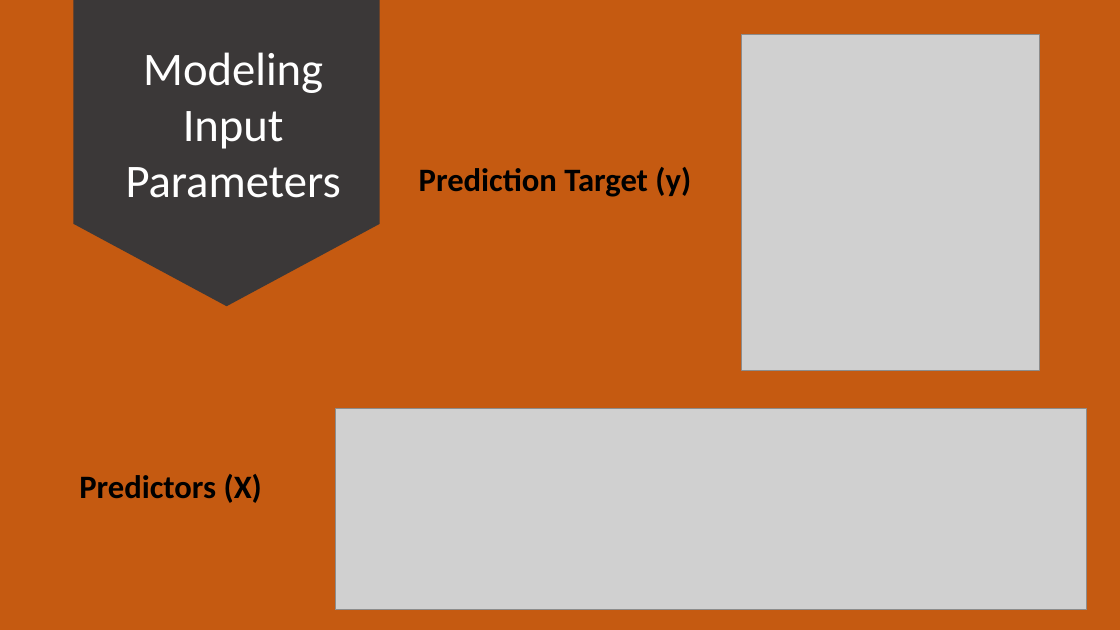
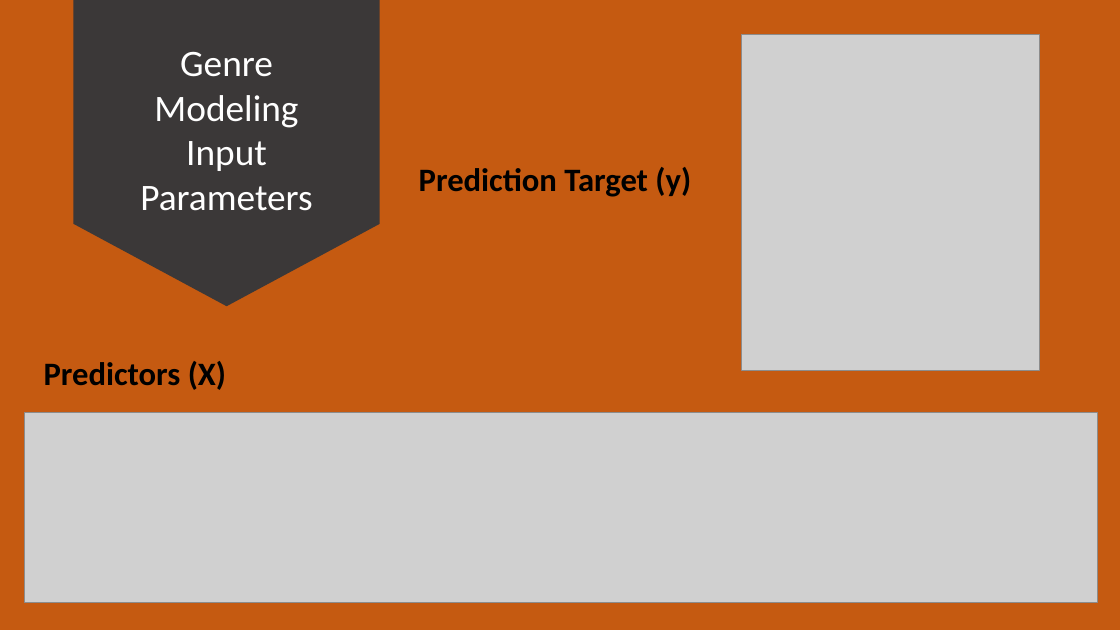
Before and after one commit to dniedermier-cscc/Scrum-Lords-Capstone-2018, a slide deck: slide 11 of Presentation/ScrumLords_Capstone.pptx (slide 17 before the commit). Drawn at 1120x630 pixels with LibreOffice and Linux fonts; fonts in the diff are those of the drawing; grey boxes stand for pictures. Boxes give left, top, right and bottom in pixels: in the first picture for what was removed or moved away, otherwise in the second. Text is boxed around its words. In the diff, an @@ line names an element or a change of style, - is before the commit and + after.

```diff
--- a/Presentation/ScrumLords_Capstone.pptx
+++ b/Presentation/ScrumLords_Capstone.pptx
@@ text at (140,52,312,211): text changed; size 40 to 32 pt @@
-Modeling Input Parameters
+Genre Modeling Input Parameters
@@ text "Predictors (X)": place and size @@
-text "Predictors (X)" at (79,474,262,503)
+text "Predictors (X)" at (44,361,226,390)
@@ picture: place and size @@
-picture at (335,408,1087,610)
+picture at (24,413,1097,603)
```
Also in this commit, not shown: 8 other slides changed, 5 slides added, 1 slide removed, 1 other file.
